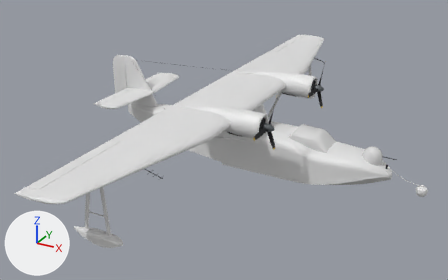
The glTF model threejs-models/deliver/Flying_Boat_Catalina.glb as it was, and as the next commit left it.
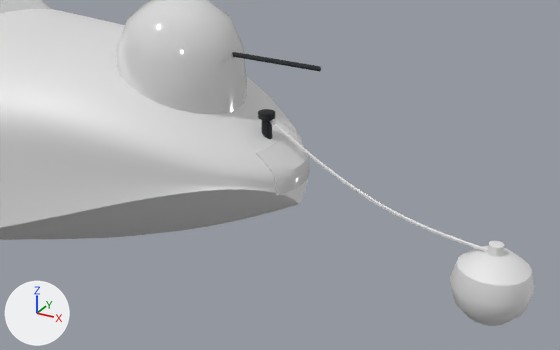
Each version is shown whole from a 50 mm camera at (15.54, -32.15, 17.46) aimed at (-1.42, -1.3, 2.04), then close up from a 50 mm camera at (11.53, -5.52, 4.24) aimed at (8.67, -0.32, 1.64). Arrows for +X, +Y and +Z are at lower left; the lights stay in place. The last two pictures show the newer version. Where no turn or scale is listed for an object, it has been applied to the vertices.

Script lines for the objects in view, before the commit:
```python
me_mesh_0 = bpy.data.meshes.new('Mesh_0')
me_mesh_0.from_pydata(...)  # 6442 vertices, 12880 faces; spans x -8.8..9.6, y -1.5..1.5, z 0.0..3.0
me_mesh_0.materials.append(mat_airframe_paint)  # its picture is missing
me_mesh_18 = bpy.data.meshes.new('Mesh_18')
me_mesh_18.from_pydata(...)  # 220 vertices, 424 faces; spans x 9.27..11.68, y -0.33..0.33, z 0.62..2.01
me_mesh_18.materials.append(mat_airframe_paint)  # its picture is missing
me_mesh_7 = bpy.data.meshes.new('Mesh_7')
me_mesh_7.from_pydata(...)  # 985 vertices, 1784 faces; spans x -5.35..9.63, y -1.59..1.59, z 1.44..3.32
me_mesh_7.materials.append(mat_glazing_tinted)  # its picture is missing
ob_glazing = bpy.data.objects.new('Glazing', me_mesh_7)
ob_glazing.location = (-0.915, 0.0, 0.0)
ob_hull = bpy.data.objects.new('Hull', me_mesh_0)
ob_hull.location = (-0.915, 0.0, 0.0)
ob_mooring_line_buoy = bpy.data.objects.new('Mooring_Line_Buoy', me_mesh_18)
ob_mooring_line_buoy.location = (-0.915, 0.0, 0.0)
# also in view: 'Fittings_Metal' at (-0.18, 0.0, 3.08)
```
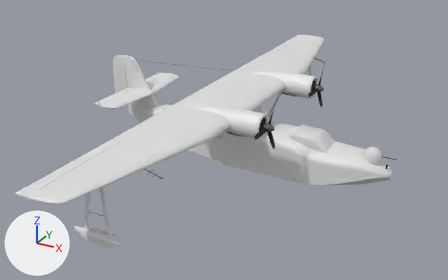
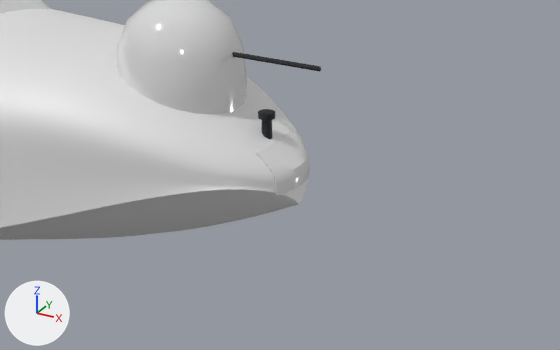
The newer file is also turned or shifted as a whole; pictures and numbers use the older file's frame.

The change in detail:
Object 'Mooring_Line_Buoy' (ob_mooring_line_buoy) is deleted.

Pixel boxes [x1, y1, x2, y2] of what changed, in the close-ups (560 x 350 px):
'Mooring_Line_Buoy', deleted
    before: [270, 120, 535, 326]
